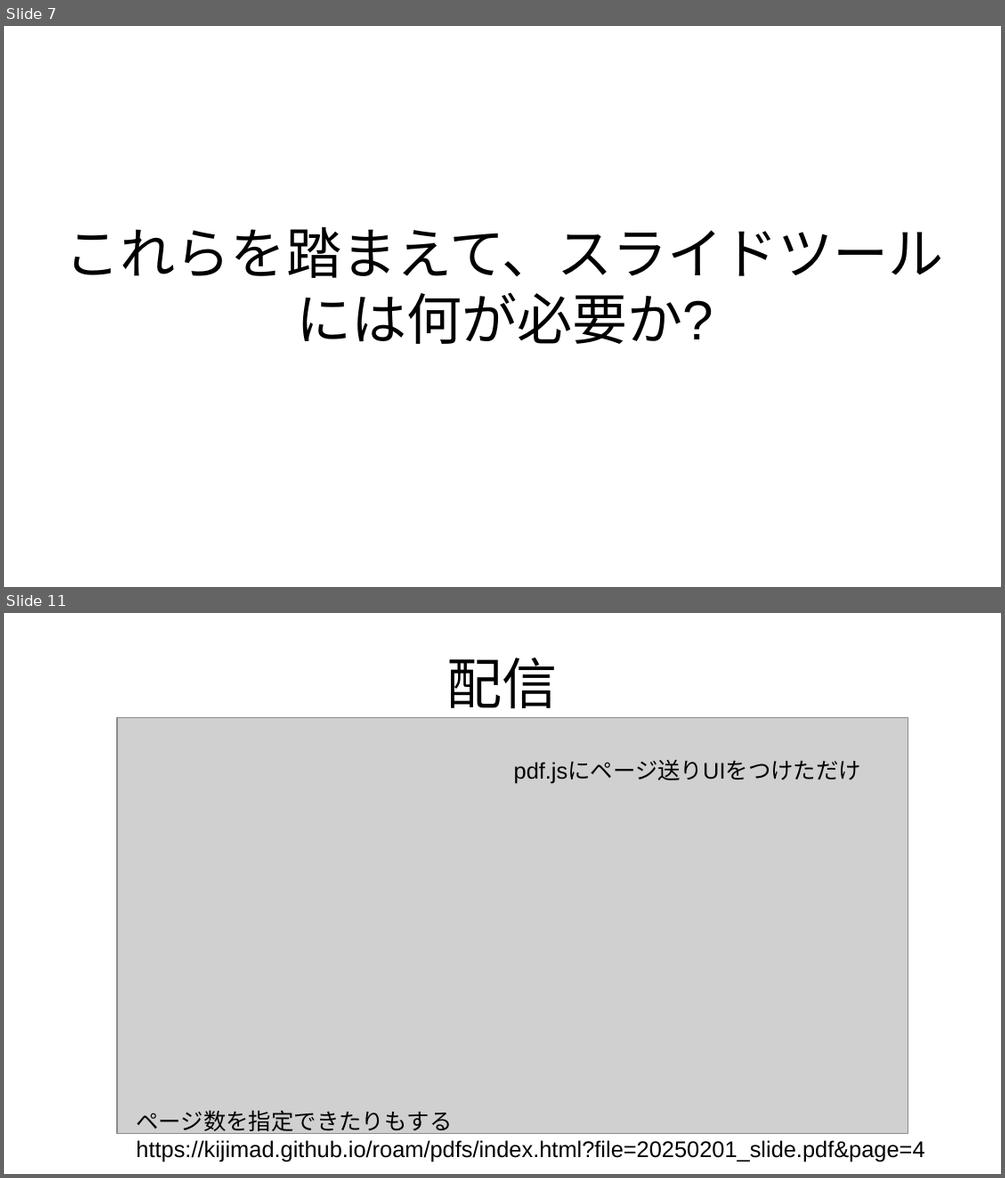
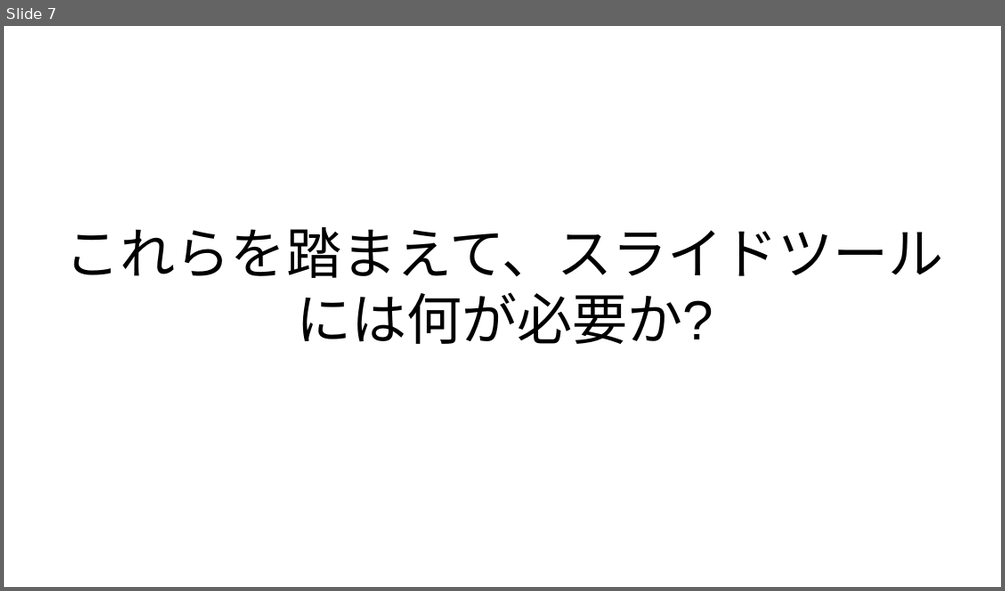
Before and after one commit to kijimaD/roam-ui, a slide deck: pages/pdfs/20250201_slide.odp. Shown one above the other, each under a label of ours: slides 7 and 11 before the commit, slide 7 after it; the slides between them are not shown. The pictures are 1005x1178 and 1005x591 pixels, drawn with LibreOffice and Linux fonts; fonts in the diff are those of the drawing; grey boxes stand for pictures. Boxes give left, top, right and bottom in pixels: in the first picture for what was removed or moved away, otherwise in the second. Text is boxed around its words. In the diff, an @@ line names an element or a change of style, - is before the commit and + after.

```diff
--- a/pages/pdfs/20250201_slide.odp
+++ b/pages/pdfs/20250201_slide.odp
@@ slide 11 removed at <box>4,613,1001,1174</box>, background #FFFFFF @@
@@ title removed at <box>447,657,558,718</box> @@
-配信
@@ picture removed at <box>117,718,908,1133</box> @@
@@ text removed at <box>514,761,861,784</box> @@
-pdf.jsにページ送りUIをつけただけ
@@ text removed at <box>136,1110,924,1161</box> @@
-ページ数を指定できたりもする
-https://kijimad.github.io/roam/pdfs/index.html?file=20250201_slide.pdf&page=4
```
Also in this commit, not shown: 9 slides changed, 1 slide added, 1 other slide removed, 2 other files.
